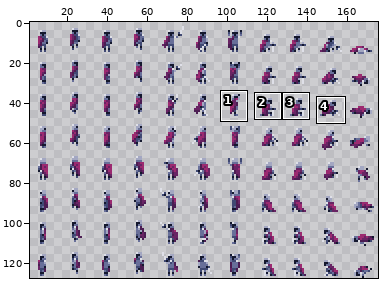
Pixel-art file -- Assets/Resources/Sprites/Characters/evil_king.ase. The picture above shows the old version from afar; the outline marks the close-up.
Close-up. Before the commit:
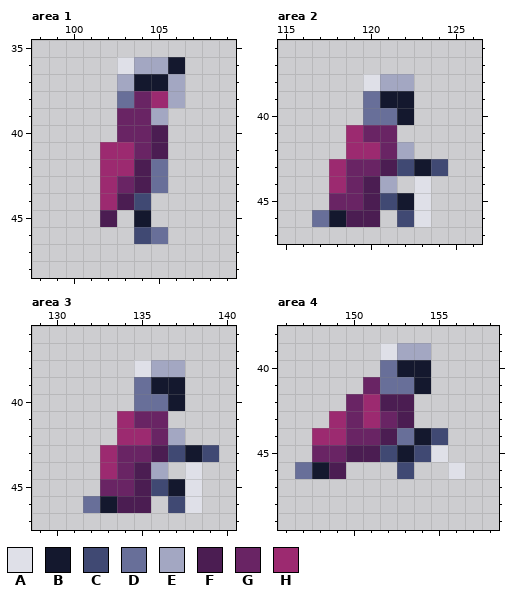
176x128 pixels, 1 frame. Shown: area 1: x 98..109, y 35..48; area 2: x 115..126, y 36..47; area 3: x 129..140, y 36..47; area 4: x 146..158, y 38..49. The wide view leaves out empty margins. The commit also changed other parts of the picture, which this record leaves out.
Palette (. is transparent): A #dfe0e8  B #14182e  C #404973  D #686f99  E #a3a7c2  F #4b1d52  G #692464  H #9c2a70
Pixels before, area 1, first column x 102:
36 .AEEB
37 .EBBE
38 .DGHE
39 .GGE.
40 .GGF.
41 HHGF.
42 HHFD.
43 HGFD.
44 HFC..
45 F.B..
46 ..CD.
Pixels before, area 2, first column x 117:
38 ...AEE..
39 ...DBB..
40 ...DDB..
41 ..HGG...
42 ..HHGE..
43 .HGGFCBC
44 .HGFE.A.
45 .GGFCBA.
46 DBFF.CA.
Pixels before, area 3, first column x 132:
38 ...AEE..
39 ...DBB..
40 ...DDB..
41 ..HGG...
42 ..HHGE..
43 .HGGFCBC
44 .HGFE.A.
45 .GGFCBA.
46 DBFF.CA.
Pixels before, area 4, first column x 147:
39 .....AEE..
40 .....DBB..
41 ....GDDB..
42 ...GHFF...
43 ..HGHGF...
44 .HHGGFDBC.
45 .GGFFCBCA.
46 DBF...C..A
After the commit:
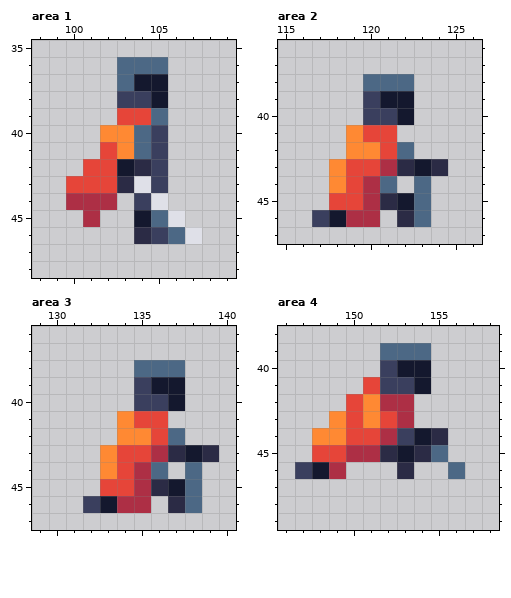
Edits made:
colour C: #404973 -> #2b2b45
colour D: #686f99 -> #3a3f5e
colour E: #a3a7c2 -> #4c6885
colour F: #4b1d52 -> #ad2f45
colour G: #692464 -> #e64539
colour H: #9c2a70 -> #ff8933
Changed rows in their new state; - is a pixel that keeps its letter.
Area 1, layer "Layer 1":
first column x 100:
36 ---E--.-
37 ------.-
38 ----DB.-
40 --HHED--
41 --G-ED--
42 -GGBC---
43 GGGCA---
44 FFF.DA--
45 -F.--EA-
46 ------EA
Area 2, layer "Layer 1":
first column x 120:
38 E
first column x 123:
44 E
45 E
46 E
Area 3, layer "Layer 1":
first column x 135:
38 E
first column x 138:
44 E
45 E
46 E
Area 4, layer "Layer 1":
first column x 152:
39 E
first column x 155:
45 E-
46 -E
Pixel boxes of the changes (left, top, right, bottom) in both close-ups:
changed: (66, 57, 202, 244)
changed: (312, 74, 448, 227)
changed: (83, 360, 219, 513)
changed: (295, 343, 465, 479)
